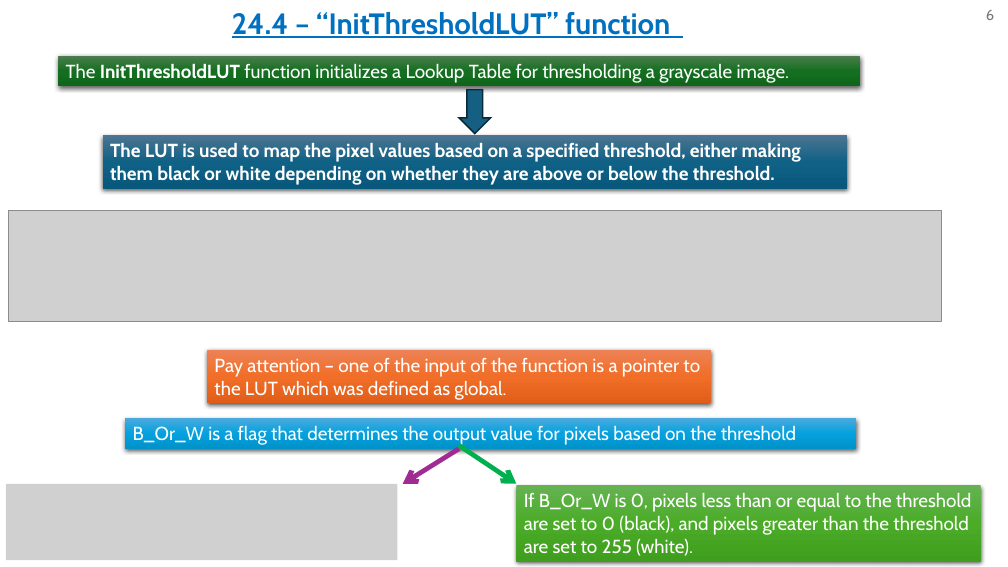
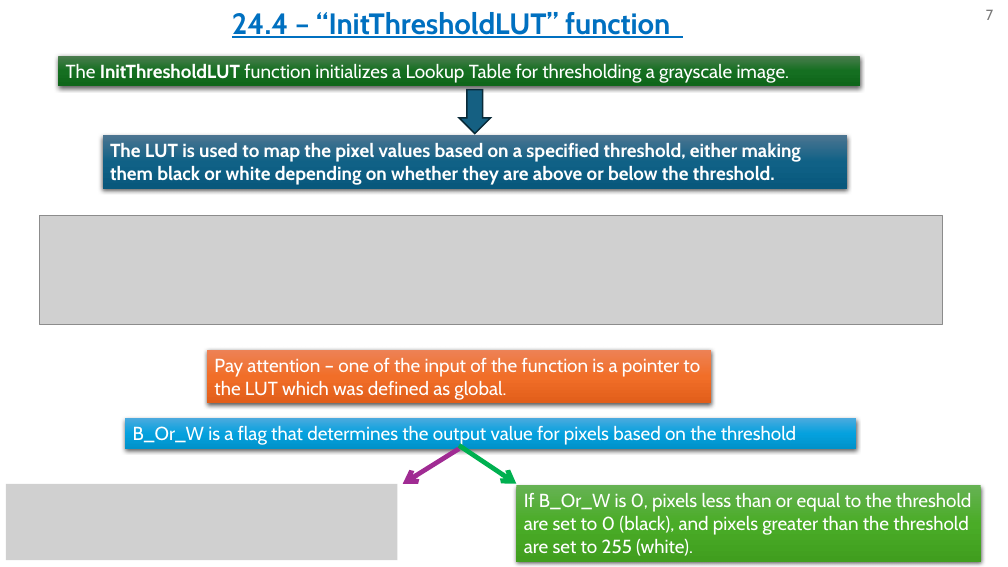
Before and after one commit to omripony/image-processing, a slide deck: slide 7 of labs/lab24- for barak's check/version 2/1950-2210-7939-ImPr24-2.pptx (slide 6 before the commit). Drawn at 1008x567 pixels with LibreOffice and Linux fonts; fonts in the diff are those of the drawing; grey boxes stand for pictures. Boxes give left, top, right and bottom in pixels: in the first picture for what was removed or moved away, otherwise in the second. Text is boxed around its words. In the diff, an @@ line names an element or a change of style, - is before the commit and + after.

```diff
--- a/labs/lab24- for barak's check/version 2/1950-2210-7939-ImPr24-2.pptx
+++ b/labs/lab24- for barak's check/version 2/1950-2210-7939-ImPr24-2.pptx
@@ page number at [986, 10, 993, 20]: text changed @@
-6
+7
@@ picture: place and size @@
-picture at [8, 210, 941, 321]
+picture at [39, 216, 942, 325]
```
Also in this commit, not shown: 12 other slides changed, 11 slides added, 28 other files.
